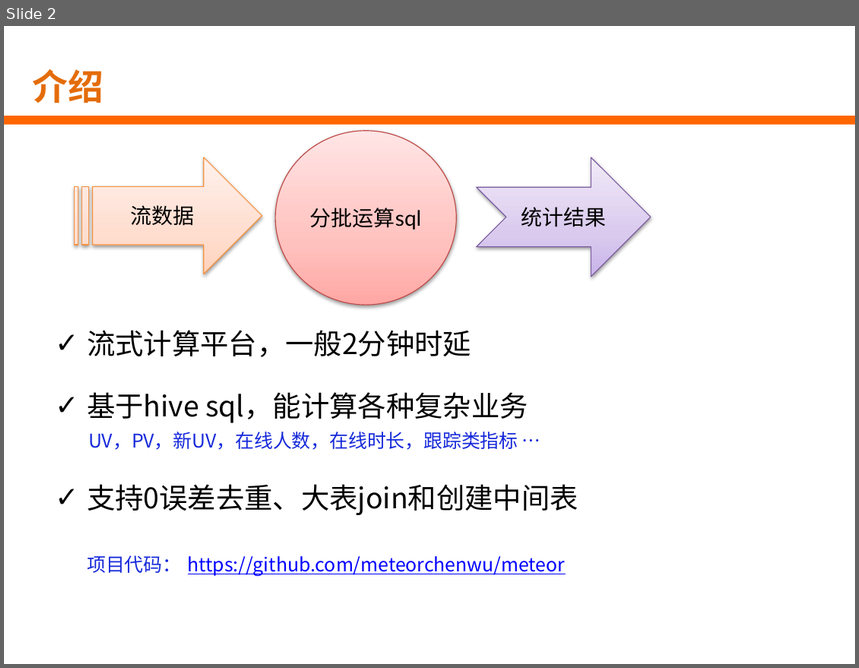
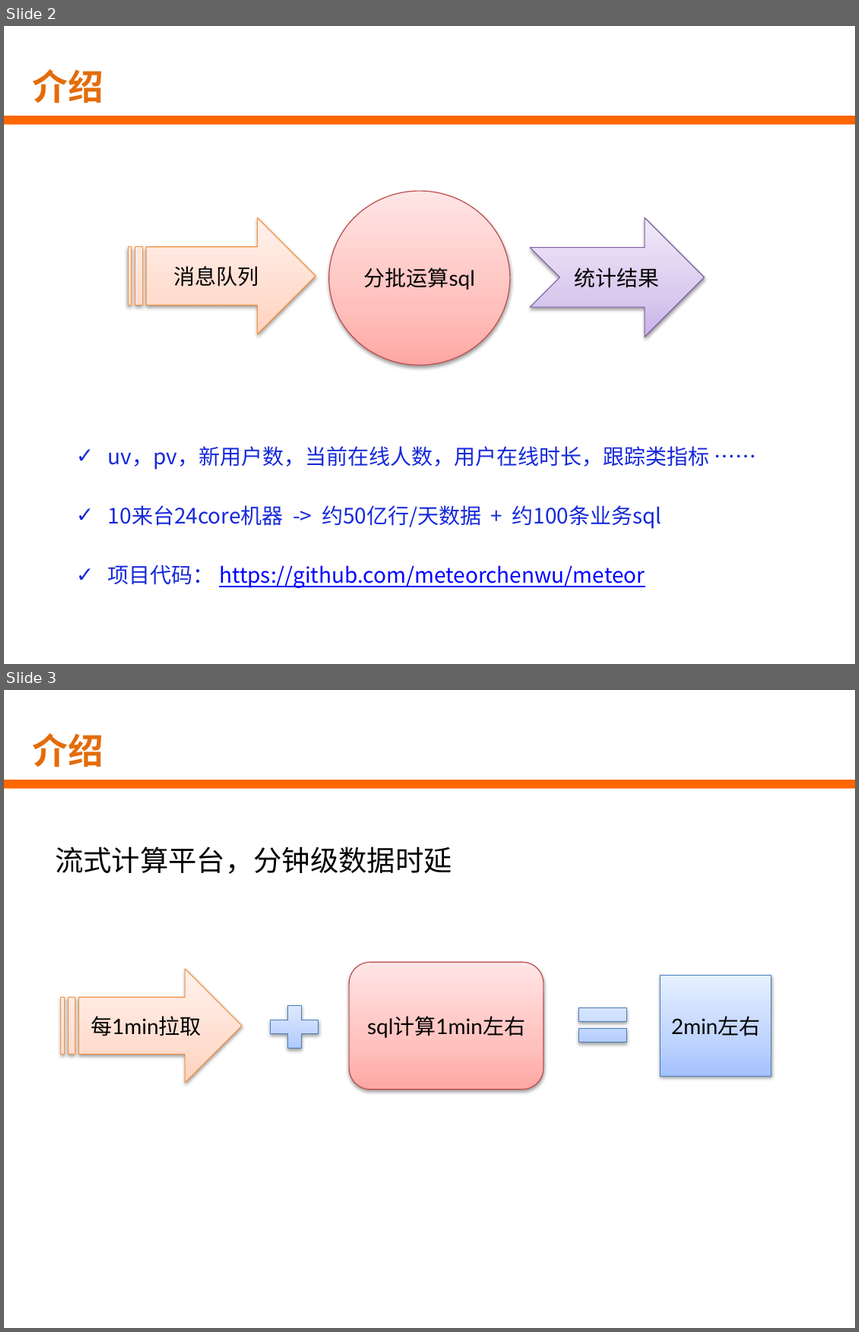
Before and after one commit to HNJame/meteor, a slide deck: doc/ppt/流星实时开发平台介绍.pptx. Shown one above the other, each under a label of ours: slide 2 before the commit, slides 2 and 3 after it. The pictures are 859x668 and 859x1332 pixels, drawn with LibreOffice and Linux fonts; fonts in the diff are those of the drawing; background and template pictures are left out. Boxes give left, top, right and bottom in pixels: in the first picture for what was removed or moved away, otherwise in the second. Text is boxed around its words. In the diff, an @@ line names an element or a change of style, - is before the commit and + after.

```diff
--- a/doc/ppt/流星实时开发平台介绍.pptx
+++ b/doc/ppt/流星实时开发平台介绍.pptx
@@ slide 3 added at (x1=4, y1=690, x2=855, y2=1328), background picture (left out); not listed: 1 template element that a slide beside it also shows @@
@@ title added at (x1=32, y1=733, x2=103, y2=768), 30 pt, text #E46C0A, bold @@
+介绍
@@ text added at (x1=55, y1=847, x2=452, y2=874), 24 pt, text #000000 @@
+流式计算平台，分钟级数据时延
@@ rounded rectangle added at (x1=350, y1=962, x2=544, y2=1090), fill gradient #FFA6A5 to #FFC0BF to #FFE7E7, outline #BF4C48 0.75 pt, 18 pt, text #000000 @@
+sql计算1min左右
@@ striped right arrow added at (x1=61, y1=969, x2=243, y2=1083), fill gradient #FFD2BD to #FFDED0 to #FFF2ED, outline #F69240 0.75 pt, 18 pt, text #000000 @@
+每1min拉取
@@ rectangle added at (x1=661, y1=976, x2=771, y2=1076), fill gradient #A4C4FF to #BFD4FF to #E6EEFF, outline #4B7EBC 0.75 pt, 18 pt, text #000000 @@
+2min左右
@@ plus sign added at (x1=262, y1=998, x2=326, y2=1057), fill gradient #A4C4FF to #BFD4FF to #E6EEFF, outline #4B7EBC 0.75 pt @@
@@ math equal added at (x1=570, y1=996, x2=635, y2=1054), fill gradient #A4C4FF to #BFD4FF to #E6EEFF, outline #4B7EBC 0.75 pt @@
@@ slide 2 changed as well @@
@@ 1 notched right arrow, 1 ellipse, 1 striped right arrow moved together from (x1=75, y1=131, x2=651, y2=305) to (x1=129, y1=191, x2=705, y2=366) @@
@@ text in striped right arrow at (x1=173, y1=266, x2=259, y2=287): text changed @@
-流数据
+消息队列
@@ text "uv，pv，新用户数，当前在线人数，用户在线时长，跟踪类指标 ……" moved from (x1=87, y1=330, x2=579, y2=576) to (x1=108, y1=446, x2=709, y2=588) @@
@@ text at (x1=108, y1=446, x2=709, y2=529): text changed; size 24 to 18 pt; text colour #000000 to #1629DA @@
-✓ 流式计算平台，一般2分钟时延
-✓ 基于hive sql，能计算各种复杂业务
-UV，PV，新UV，在线人数，在线时长，跟踪类指标 …
-✓ 支持0误差去重、大表join和创建中间表
+✓ uv，pv，新用户数，当前在线人数，用户在线时长，跟踪类指标 ……
+✓ 10来台24core机器 -> 约50亿行/天数据 + 约100条业务sql
@@ text at (x1=108, y1=566, x2=645, y2=588): size 16 to 18 pt in "项目代码： https://github.com/meteorchenwu/meteor"; bullet none to ✓; less space between paragraphs @@
```
Also in this commit, not shown: 3 other slides changed, 10 other slides added, 1 slide removed, 1 other file.
